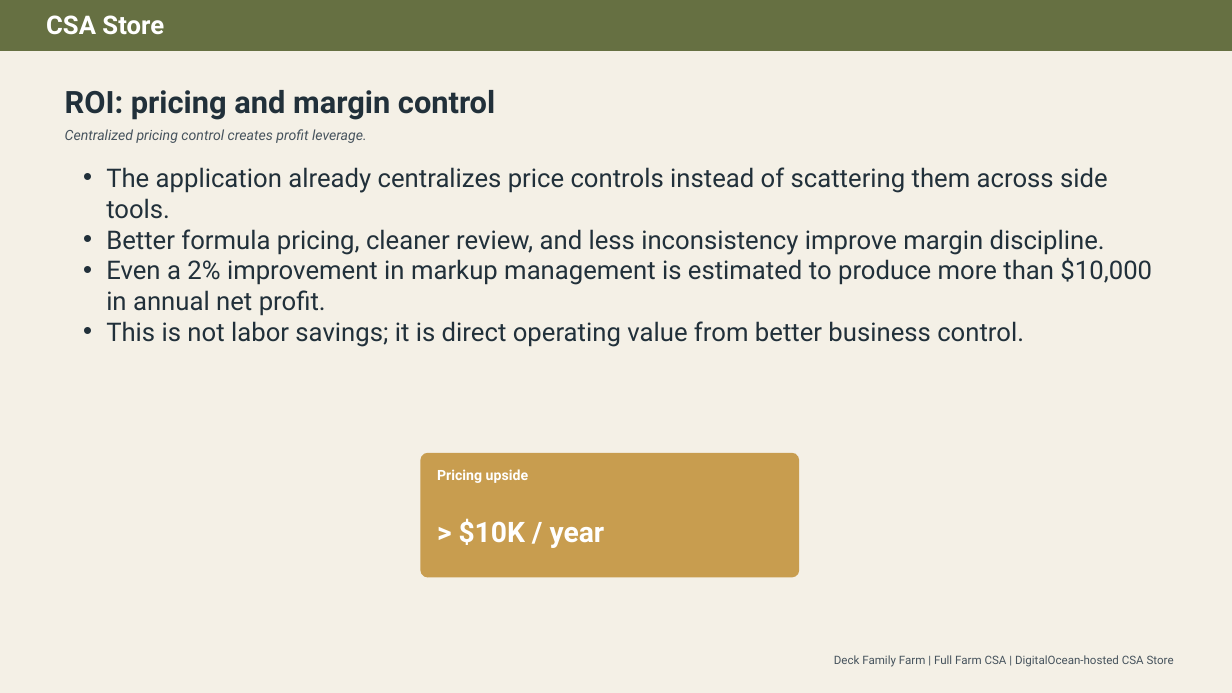
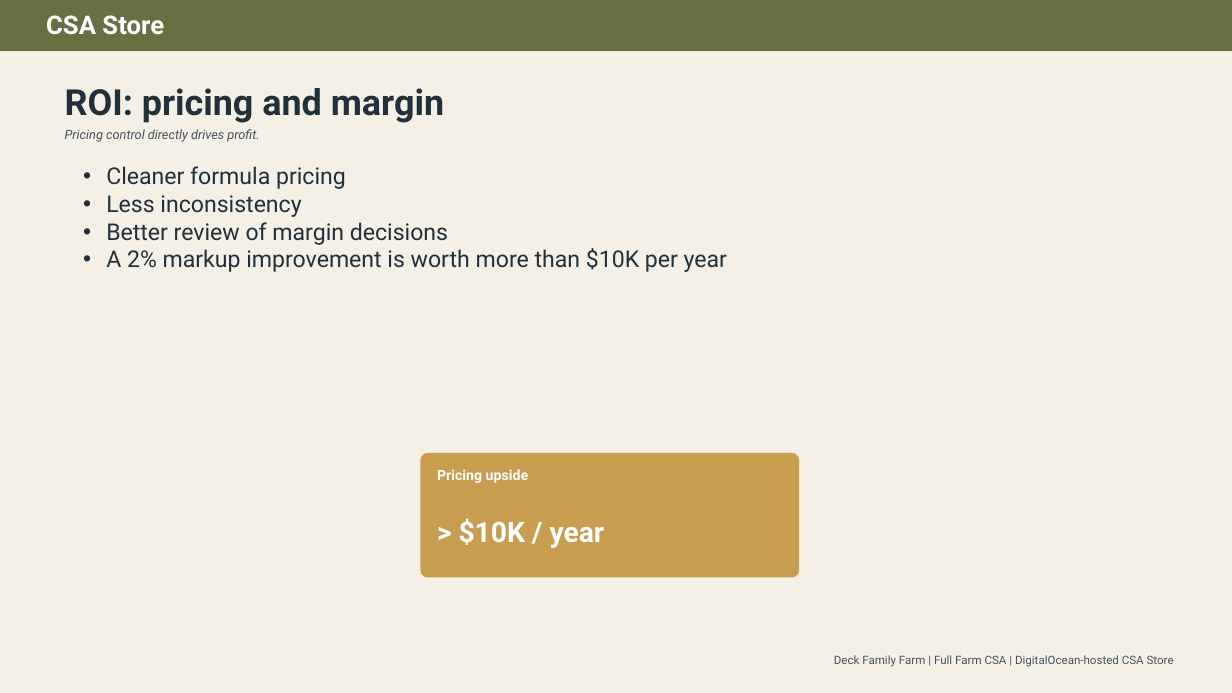
Before and after one commit to deckfamilyfarm/csa-store, a slide deck: slide 8 of docs/csa_store_application_overview_deck.pptx. Drawn at 1232x693 pixels with LibreOffice and Linux fonts; fonts in the diff are those of the drawing. Boxes give left, top, right and bottom in pixels: in the first picture for what was removed or moved away, otherwise in the second. Text is boxed around its words. In the diff, an @@ line names an element or a change of style, - is before the commit and + after.

```diff
--- a/docs/csa_store_application_overview_deck.pptx
+++ b/docs/csa_store_application_overview_deck.pptx
@@ text at [65, 88, 444, 123]: text changed; size 24 to 28 pt @@
-ROI: pricing and margin control
+ROI: pricing and margin
@@ text at [65, 129, 259, 142]: text changed; size 11 to 10 pt @@
-Centralized pricing control creates profit leverage.
+Pricing control directly drives profit.
@@ text at [106, 166, 727, 272]: text changed; size 20 to 18 pt @@
-• The application already centralizes price controls instead of scattering them across side tools.
-• Better formula pricing, cleaner review, and less inconsistency improve margin discipline.
-• Even a 2% improvement in markup management is estimated to produce more than $10,000 in annual net profit.
-• This is not labor savings; it is direct operating value from better business control.
+• Cleaner formula pricing
+• Less inconsistency
+• Better review of margin decisions
+• A 2% markup improvement is worth more than $10K per year
```
Also in this commit, not shown: 10 other slides changed, 1 other file.
